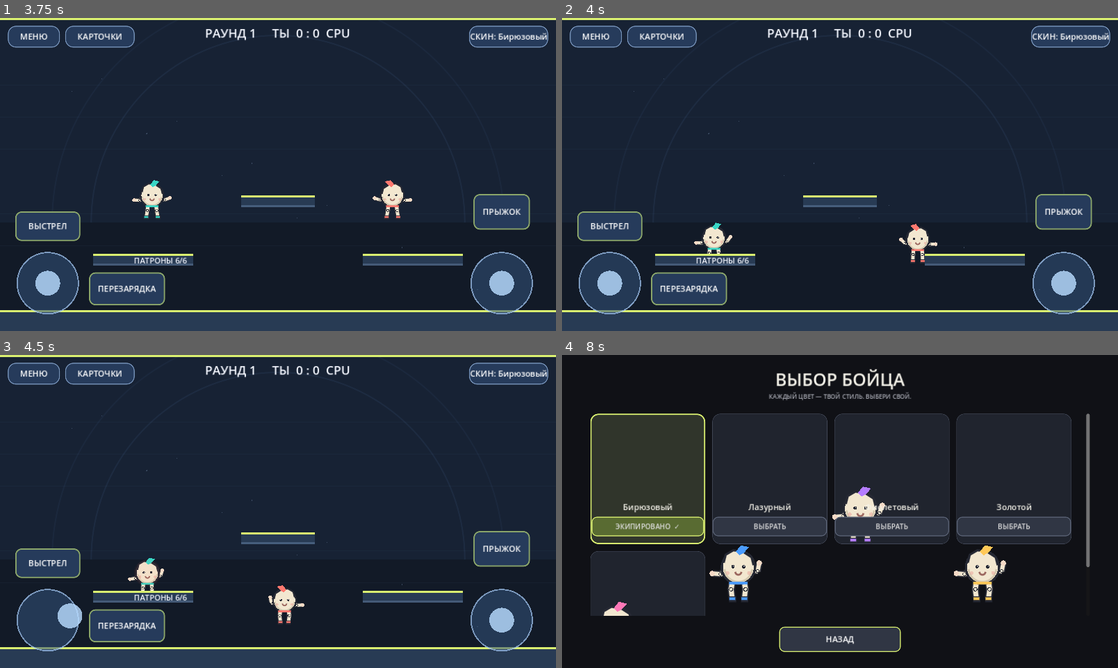
Above: before the commit, frames 1-4 (two rows, left to right).
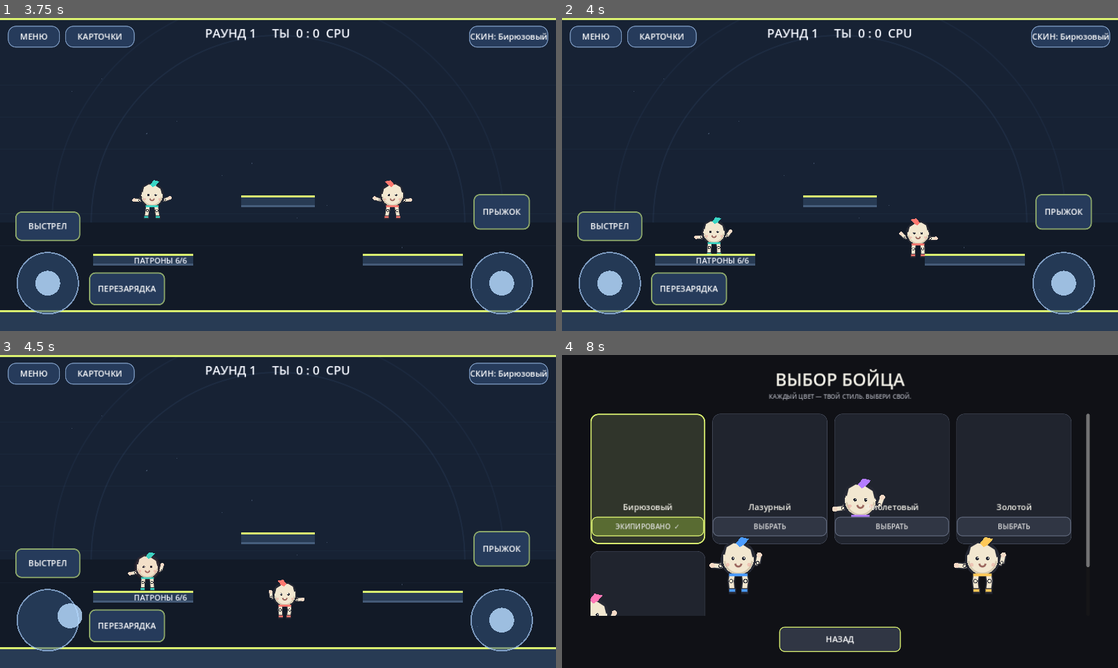
Above: after the commit, the same moments.

Repository: loslam-del/Kiwi-rounds
Game: Godot game, scene res://scenes/main.tscn
Two runs of this game, one before a commit and one after it. Both use one fixed random seed, a clock stepped at 60 frames per second and the inputs below.
Inputs (mouse positions are in pixels of both pictures, inside the frame that each line leads up to):
- Up to frame 1 (3.75 s): click "ИГРАТЬ" at 0.5 s; click "ОНЛАЙН — ПОЗЖЕ" at 1.25 s; click "НАЗАД" at 2 s; click "ПРОТИВ БОТОВ" at 2.75 s; click "ЛЁГКАЯ" at 3.5 s
- Up to frame 2 (4 s): no input
- Up to frame 3 (4.5 s): drag from (50, 621) to (255, 580) at 4.27 s
- Up to frame 4 (8 s): drag from (612, 564) to (812, 574) at 5.02 s; move the mouse to (689, 627) at 5.77 s; hold A 5.78-6.5 s; hold I 5.78-6.5 s; click (689, 627) at 5.92 s; drag from (1062, 621) to (673, 464) at 6.52 s; click "СКИН: Бирюзовый" at 7.25 s

Frame 1 is identical in both runs. In frame 2, 0.6% of the frame differs, in the area x 23-68%, y 63-78%; in frame 3, 0.6%; in frame 4, 2.3%, in the area x 5-80%, y 39-84%.
Error in both runs: Invalid assignment of property or key 'scale_amount' with value of type 'float' on a base object of type 'CPUParticles2D'. (res://scripts/pulse.gd:49)

Commit message:
Align fighter collision height with ragdoll feet

Diff:
--- a/scripts/player.gd
+++ b/scripts/player.gd
@@ -82,7 +82,7 @@
     safe_margin = 0.08
     var capsule := CapsuleShape2D.new()
     capsule.radius = 20.0
-    capsule.height = 62.0
+    capsule.height = 88.0
     shape.shape = capsule
     add_child(shape)
 
